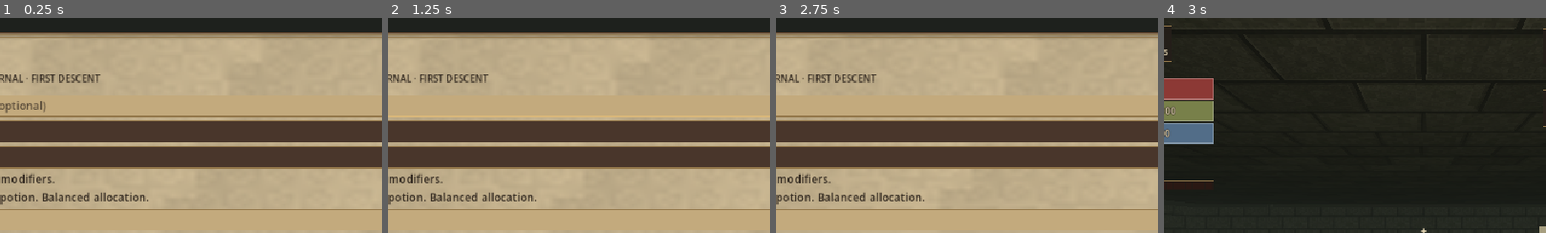
Above: before the commit, frames 1-4 (left to right).
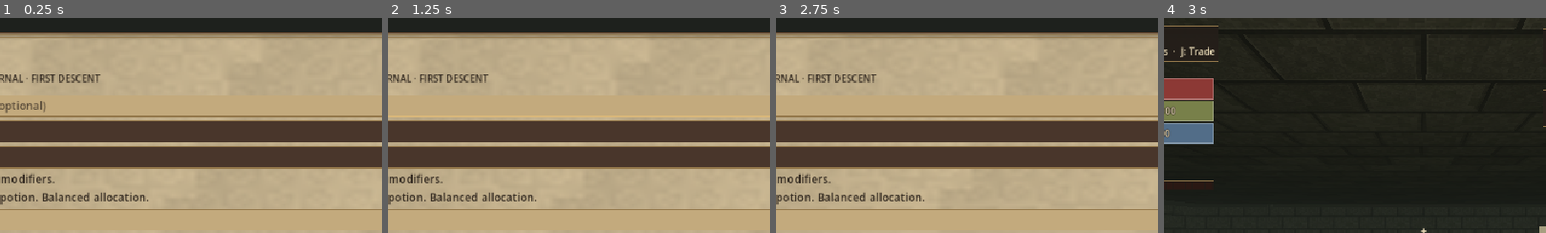
Above: after the commit, the same moments.

Repository: tdonnenfeld/LABIJ
Game: Godot game, scene res://game/main.tscn
Same seed, same stepped clock (60 frames per second), same inputs: the game is played once before the commit and once after it. Sound files missing from this copy of the repository are replaced by a short silence.
Inputs (mouse positions are % of the whole screen's width and height, from its top left):
- Up to frame 1 (0.25 s): no input
- Up to frame 2 (1.25 s): click (36, 21) at 0.52 s; type "Alex" at 0.6 s
- Up to frame 3 (2.75 s): click "Host" at 1.25 s; click "Join" at 2 s
- Up to frame 4 (3 s): click "Solo" at 2.75 s
The pictures show only the part of the screen within x 16-66%, y 0-50%; the shares and areas given below are measured in that part.

Frames 1-3 are identical in both runs. In frame 4, 0.3% of the frame differs, in the area x 2-15%, y 3-21%.

Commit message:
Implement consensual companion exchange and inventory expansion tests

Diff:
--- /dev/null
+++ b/game/items/trade.gd
@@ -0,0 +1,143 @@
+extends RefCounted
+
+const Inventory = preload("res://game/items/inventory.gd")
+const Catalog = preload("res://game/items/catalog.gd")
+const RANGE := 3.5
+const TIMEOUT := 45.0
+var sessions: Dictionary = {}
+var members: Dictionary = {}
+var notices: Dictionary = {}
+var next_id := 1
+
+static func available(actor) -> bool:
+	return actor.health > 0 and actor.combat_timer <= 0.0 and actor.attack_phase == 0 and actor.cast_id == ""
+
+static func nearby(a, b) -> bool:
+	return a != b and available(a) and available(b) and a.floor_id == b.floor_id and a.position.distance_to(b.position) <= RANGE
+
+func reset() -> void:
+	sessions.clear()
+	members.clear()
+	notices.clear()
+
+func valid(session: Dictionary, actors: Dictionary) -> bool:
+	if not actors.has(session.a) or not actors.has(session.b):
+		return false
+	var a = actors[session.a]
+	var b = actors[session.b]
+	return nearby(a, b) and a.inventory.revision == session.rev_a and b.inventory.revision == session.rev_b
+
+func invite(id: int, target: int, actors: Dictionary) -> bool:
+	if id == target or members.has(id) or members.has(target) or not actors.has(id) or not actors.has(target):
+		return false
+	if not nearby(actors[id], actors[target]):
+		notices[id] = "Trade requires a nearby companion outside combat."
+		return false
+	var session := {"id": next_id, "a": id, "b": target, "rev_a": actors[id].inventory.revision, "rev_b": actors[target].inventory.revision, "joined": false, "offer_a": -1, "offer_b": -1, "confirmed": [], "version": 1, "remaining": TIMEOUT}
+	sessions[next_id] = session
+	members[id] = next_id
+	members[target] = next_id
+	notices.erase(id)
+	notices.erase(target)
+	next_id += 1
+	return true
+
+func close(session: Dictionary, message: String) -> void:
+	for peer in [session.a, session.b]:
+		members.erase(peer)
+		notices[peer] = message
+	sessions.erase(session.id)
+
+func cancel(id: int, message: String = "Trade cancelled.") -> void:
+	if members.has(id):
+		close(sessions[members[id]], message)
+
+func sweep(actors: Dictionary, delta: float) -> void:
+	for session in sessions.values():
+		session.remaining -= delta
+		if session.remaining <= 0.0:
+			close(session, "Trade expired.")
+		elif not valid(session, actors):
+			close(session, "Trade cancelled: moved apart, combat or inventory changed.")
+
+func valid_offer(bag, index: int) -> bool:
+	return index == -1 or (index >= 0 and index < bag.items.size() and not bag.is_equipped(index))
+
+func transact(a, b, index_a: int, index_b: int) -> bool:
+	if not valid_offer(a, index_a) or not valid_offer(b, index_b) or (index_a == -1 and index_b == -1):
+		return false
+	var clone_a := Inventory.new()
+	var clone_b := Inventory.new()
+	clone_a.apply(a.state())
+	clone_b.apply(b.state())
+	var amount_a := clone_a.quantity(index_a)
+	var amount_b := clone_b.quantity(index_b)
+	var item_a := clone_a.remove_stack(index_a) if index_a >= 0 else ""
+	var item_b := clone_b.remove_stack(index_b) if index_b >= 0 else ""
+	if not item_a.is_empty() and not clone_b.add(item_a, amount_a):
+		return false
+	if not item_b.is_empty() and not clone_a.add(item_b, amount_b):
+		return false
+	a.apply(clone_a.state())
+	b.apply(clone_b.state())
+	return true
+
+func operate(id: int, operation: String, value: int, session_id: int, version: int, revision: int, actors: Dictionary) -> bool:
+	if operation == "invite":
+		if not actors.has(id) or actors[id].inventory.revision != revision:
+			return false
+		return invite(id, value, actors)
+	if not members.has(id) or members[id] != session_id:
+		return false
+	var session: Dictionary = sessions[session_id]
+	if operation == "cancel":
+		close(session, "Trade cancelled.")
+		return true
+	if not valid(session, actors):
+		close(session, "Trade cancelled: moved apart, combat or inventory changed.")
+		return false
+	if revision != actors[id].inventory.revision or version != session.version:
+		return false
+	if operation == "join":
+		if id != session.b or session.joined:
+			return false
+		session.joined = true
+		session.version += 1
+		return true
+	if not session.joined:
+		return false
+	if operation == "offer":
+		if not valid_offer(actors[id].inventory, value):
+			return false
+		session["offer_a" if id == session.a else "offer_b"] = value
+		session.confirmed.clear()
+		session.version += 1
+		return true
+	if operation == "confirm":
+		if session.offer_a == -1 and session.offer_b == -1:
+			return false
+		if id not in session.confirmed:
+			session.confirmed.append(id)
+		if session.confirmed.size() == 2:
+			var ok := transact(actors[session.a].inventory, actors[session.b].inventory, session.offer_a, session.offer_b)
+			close(session, "Trade completed." if ok else "Trade failed: insufficient backpack space.")
+			return ok
+		return true
+	return false
+
+func description(bag, index: int) -> String:
+	if index < 0 or index >= bag.items.size():
+		return "Nothing"
+	return "%s ×%d" % [Catalog.get_item(bag.items[index]).title, bag.quantity(index)]
+
+func view(id: int, actors: Dictionary) -> Dictionary:
+	if not members.has(id):
+		return {"id": 0, "notice": notices.get(id, "")}
+	var session: Dictionary = sessions[members[id]]
+	var is_a: bool = id == session.a
+	var partner: int = session.b if is_a else session.a
+	if not actors.has(id) or not actors.has(partner):
+		return {"id": 0, "notice": "Companion left."}
+	var own: int = session.offer_a if is_a else session.offer_b
+	var other: int = session.offer_b if is_a else session.offer_a
+	return {"id": session.id, "partner": partner, "name": actors[partner].display_name, "incoming": not is_a and not session.joined, "joined": session.joined, "own": own, "own_text": description(actors[id].inventory, own), "other": other, "other_text": description(actors[partner].inventory, other), "version": session.version, "revision": actors[id].inventory.revision, "confirmed": id in session.confirmed, "other_confirmed": partner in session.confirmed, "notice": ""}
--- /dev/null
+++ b/game/items/trade_ui.gd
@@ -0,0 +1,129 @@
+extends PanelContainer
+
+const Parchment = preload("res://game/ui/parchment.gd")
+const Catalog = preload("res://game/items/catalog.gd")
+const Trade = preload("res://game/items/trade.gd")
+signal action(operation: String, value: int, session_id: int, version: int, revision: int)
+var session: Dictionary = {"id": 0, "notice": ""}
+var revision := -1
+var targets := PackedStringArray()
+var target_ids: Array[int] = []
+var offer_entries := PackedStringArray()
+var offer_indices: Array[int] = []
+var target_select: OptionButton
+var offer_select: OptionButton
+var status: Label
+var offer_label: Label
+var invite: Button
+var join: Button
+var offer: Button
+var confirm: Button
+var cancel: Button
+
+func _ready() -> void:
+	theme = Parchment.build(true)
+	var column := VBoxContainer.new()
+	column.custom_minimum_size.x = 410
+	column.add_theme_constant_override("separation", 8)
+	add_child(column)
+	var heading := Label.new()
+	heading.text = "Companion exchange"
+	Parchment.heading(heading, 24)
+	column.add_child(heading)
+	var hint := Label.new()
+	hint.text = "[J] / Esc to close · 3.5 m · outside combat"
+	column.add_child(hint)
+	column.add_child(HSeparator.new())
+	status = Label.new()
+	status.autowrap_mode = TextServer.AUTOWRAP_WORD_SMART
+	column.add_child(status)
+	target_select = OptionButton.new()
+	column.add_child(target_select)
+	invite = button(column, "Invite companion", func(): send("invite", target_ids[target_select.selected]) if target_select.selected >= 0 and target_select.selected < target_ids.size() else send("noop"))
+	join = button(column, "Accept invitation", func(): send("join"))
+	offer_select = OptionButton.new()
+	column.add_child(offer_select)
+	offer = button(column, "Set offered stack", func(): send("offer", offer_indices[offer_select.selected]) if offer_select.selected >= 0 and offer_select.selected < offer_indices.size() else send("noop"))
+	offer_label = Label.new()
+	offer_label.autowrap_mode = TextServer.AUTOWRAP_WORD_SMART
+	column.add_child(offer_label)
+	confirm = button(column, "Confirm exchange", func(): send("confirm"))
+	cancel = button(column, "Cancel exchange", func(): send("cancel"))
+	refresh_state({"id": 0, "notice": ""})
+	hide()
+
+func button(column: VBoxContainer, caption: String, handler: Callable) -> Button:
+	var control := Button.new()
+	control.text = caption
+	control.pressed.connect(handler)
+	column.add_child(control)
+	return control
+
+func refresh_inventory(local, local_id: int, actors: Dictionary) -> void:
+	revision = local.inventory.revision
+	var names := PackedStringArray()
+	var ids: Array[int] = []
+	for peer in actors:
+		if peer != local_id and Trade.nearby(local, actors[peer]):
+			ids.append(peer)
+			names.append(actors[peer].display_name)
+	if names != targets or ids != target_ids:
+		targets = names
+		target_ids = ids
+		target_select.clear()
+		for name in names:
+			target_select.add_item(name)
+		if not ids.is_empty():
+			target_select.select(0)
+	var entries := PackedStringArray(["Nothing (gift)"])
+	var indices: Array[int] = [-1]
+	for i in range(local.inventory.items.size()):
+		if local.inventory.is_equipped(i):
+			continue
+		entries.append("%s ×%d" % [Catalog.get_item(local.inventory.items[i]).title, local.inventory.quantity(i)])
+		indices.append(i)
+	if entries != offer_entries or indices != offer_indices:
+		offer_entries = entries
+		offer_indices = indices
+		offer_select.clear()
+		for entry in entries:
+			offer_select.add_item(entry)
+		offer_select.select(0)
+	update_controls()
+
+func refresh_state(data: Dictionary) -> void:
+	session = data.duplicate(true)
+	update_controls()
+
+func update_controls() -> void:
+	if not is_instance_valid(status):
+		return
+	var engaged: bool = session.get("id", 0) != 0
+	var joined: bool = session.get("joined", false)
+	var current: bool = revision == session.get("revision", -2)
+	target_select.visible = not engaged
+	invite.visible = not engaged
+	invite.disabled = target_ids.is_empty()
+	join.visible = engaged and session.get("incoming", false)
+	join.disabled = not current
+	offer_select.visible = joined
+	offer.visible = joined
+	offer.disabled = not current
+	offer_label.visible = joined
+	confirm.visible = joined
+	confirm.disabled = not current or session.get("confirmed", false) or (session.get("own", -1) == -1 and session.get("other", -1) == -1)
+	cancel.visible = engaged
+	if not engaged:
+		var notice: String = session.get("notice", "")
+		status.text = notice if not notice.is_empty() else "Choose a nearby companion. Both must confirm the final exchange."
+	elif not joined:
+		status.text = "%s invites you to trade." % session.name if session.incoming else "Waiting for %s to accept." % session.name
+	else:
+		status.text = "Exchange with %s" % session.name
+		offer_label.text = "You offer: %s\nThey offer: %s\nYou: %s · Companion: %s" % [session.own_text, session.other_text, "Confirmed" if session.confirmed else "Reviewing", "Confirmed" if session.other_confirmed else "Reviewing"]
+		confirm.text = "Confirmed" if session.confirmed else "Confirm exchange"
+
+func send(operation: String, value: int = -1) -> void:
+	if operation == "noop":
+		return
+	action.emit(operation, value, session.get("id", 0), session.get("version", 0), revision)
--- a/game/main.gd
+++ b/game/main.gd
@@ -58,6 +58,11 @@
 var inventory_ui: PanelContainer
 const PotionBelt = preload("res://game/ui/potion_belt.gd")
 var potion_belt: HBoxContainer
+const Trade = preload("res://game/items/trade.gd")
+const TradeUI = preload("res://game/items/trade_ui.gd")
+var trade_book := Trade.new()
+var trade_views: Dictionary = {}
+var trade_panel: PanelContainer
 var item_requests: Dictionary = {}
 const PORT := 7777
 var expedition_seed := 0
@@ -259,6 +264,14 @@
 		feedback = Feedback.new()
 		add_child(feedback)
 		feedback.local_layer = popup_layer
+		trade_panel = TradeUI.new()
+		layer.add_child(trade_panel)
+		trade_panel.set_anchors_and_offsets_preset(Control.PRESET_CENTER)
+		trade_panel.offset_left = -225
+		trade_panel.offset_right = 225
+		trade_panel.offset_top = -195
+		trade_panel.offset_bottom = 195
+		trade_panel.action.connect(_trade_action)
 		result_screen = CenterContainer.new()
 		layer.add_child(result_screen)
 		result_screen.set_anchors_and_offsets_preset(Control.PRESET_FULL_RECT)
@@ -485,6 +498,8 @@
 func _failed() -> void:
 	multiplayer.multiplayer_peer = null
 	pending_profiles.clear()
+	trade_book.reset()
+	trade_views.clear()
 	active = false
 	result_shown = false
 	if is_instance_valid(world):
@@ -508,6 +523,8 @@
 		action_bar.hide()
 		potion_belt.hide()
 		potion_belt.refresh(0)
+		trade_panel.hide()
+		trade_panel.refresh_state({"id": 0, "notice": ""})
 		noise_label.hide()
 		noise_meter.hide()
 		noise_meter.update_levels(0.0, 0.0)
@@ -548,6 +565,8 @@
 		world.journal.add("Party", "%s enters the dungeon" % actor.display_name)
 
 func _remove(id: int) -> void:
+	trade_book.cancel(id, "Companion left.")
+	trade_views.erase(id)
 	if actors.has(id):
 		actors[id].queue_free()
 		actors.erase(id)
@@ -629,8 +648,20 @@
 	if event is InputEventKey and event.pressed and not event.echo and event.physical_keycode == KEY_L:
 		log_panel.visible = not log_panel.visible
 		return
+	if event is InputEventKey and event.pressed and not event.echo and event.physical_keycode == KEY_J:
+		if trade_panel.visible:
+			close_trade()
+			Input.mouse_mode = Input.MOUSE_MODE_CAPTURED
+		else:
+			inventory_ui.hide()
+			skills_ui.hide()
+			trade_panel.show()
+			trade_panel.move_to_front()
+			Input.mouse_mode = Input.MOUSE_MODE_VISIBLE
+		return
 	if event is InputEventKey and event.pressed and not event.echo and event.physical_keycode == KEY_I:
 		if inventory_ui:
+			close_trade()
 			skills_ui.hide()
 			inventory_ui.visible = not inventory_ui.visible
 			if inventory_ui.visible:
@@ -639,9 +670,15 @@
 		return
 	if event is InputEventKey and event.pressed and not event.echo and event.physical_keycode == KEY_K:
 		if skills_ui:
+			close_trade()
 			inventory_ui.hide()
 			skills_ui.visible = not skills_ui.visible
 			Input.mouse_mode = Input.MOUSE_MODE_VISIBLE if skills_ui.visible else Input.MOUSE_MODE_CAPTURED
+		return
+	if trade_panel and trade_panel.visible:
+		if event is InputEventKey and event.pressed and event.keycode == KEY_ESCAPE:
+			close_trade()
+			Input.mouse_mode = Input.MOUSE_MODE_CAPTURED
 		return
 	if skills_ui and skills_ui.visible:
 		if event is InputEventKey and event.pressed and event.keycode == KEY_ESCAPE:
@@ -765,6 +802,11 @@
 				if multiplayer.has_multiplayer_peer():
 					transition.rpc(tick, id, actors[id].floor_id, actors[id].position, world.monster_snapshot())
 		stair_requests.clear()
+		trade_book.sweep(actors, delta)
+		if world.objective.result == "":
+			publish_trade_views()
+		else:
+			trade_book.reset()
 		if tick % 6 == 0 or world.objective.result != "":
 			flush_events()
 			flush_sounds()
@@ -797,6 +839,8 @@
 		if inventory_ui:
 			inventory_ui.refresh(local.inventory.state())
 		potion_belt.refresh(local.inventory.belt)
+		if trade_panel.visible:
+			trade_panel.refresh_inventory(local, local_id, actors)
 		if damage_flash:
 			damage_flash.color.a = minf(0.3, local.hurt_timer)
 		if hp_bar:
@@ -832,7 +876,9 @@
 			if local.health <= 0:
 				hud.text += "\nParty defeated"
 			else:
-				hud.text += "\nI: Inventory  ·  K: Talents"
+				hud.text += "\nI: Inventory  ·  K: Talents  ·  J: Trade"
+				if trade_panel.session.get("incoming", false):
+					hud.text += "  ·  Trade invitation!"
 				if Catalog.get_item(local.inventory.weapon).projectile_speed > 0:
 					hud.text += "  ·  Arrows: %d" % local.inventory.count("arrows")
 				var aggro := 0
@@ -1059,6 +1105,8 @@
 	expedition_seed = seed_value
 	party_size = size
 	party_names.clear()
+	trade_book.reset()
+	trade_views.clear()
 	voice_tokens.clear()
 	voice_peaks.clear()
 	voice_timer = 0.0
@@ -1106,6 +1154,8 @@
 	inventory_ui.hide()
 	skills_ui.hide()
 	potion_belt.hide()
+	trade_panel.hide()
+	trade_panel.refresh_state({"id": 0, "notice": ""})
 	Input.mouse_mode = Input.MOUSE_MODE_VISIBLE
 	result_label.text = "JEWEL RECOVERED\nExpedition victory!" if world.objective.result == "victory" else "EXPEDITION LOST\nA party member has fallen."
 	result_screen.show()
@@ -1289,3 +1339,45 @@
 	if actor.drink_belt(slot):
 		world.journal.add("Loot", "%s drinks a belt potion" % actor.display_name)
 		world.journal.add("Combat", "%s restores %s HP" % [actor.display_name, Numbers.number(actor.health - before)], actor.floor_id, actor.position + Vector3.UP, "+%d" % roundi(actor.health - before), "heal", id)
+
+func close_trade() -> void:
+	if trade_panel and trade_panel.visible:
+		if trade_panel.session.get("id", 0) != 0:
+			trade_panel.send("cancel")
+		trade_panel.hide()
+
+func _trade_action(operation: String, value: int, session_id: int, version: int, revision: int) -> void:
+	if multiplayer.is_server():
+		apply_trade(multiplayer.get_unique_id(), operation, value, session_id, version, revision)
+	else:
+		request_trade.rpc_id(1, operation, value, session_id, version, revision)
+
+@rpc("any_peer", "call_remote", "reliable")
+func request_trade(operation: String, value: int, session_id: int, version: int, revision: int) -> void:
+	if multiplayer.is_server():
+		apply_trade(multiplayer.get_remote_sender_id(), operation, value, session_id, version, revision)
+
+func apply_trade(id: int, operation: String, value: int, session_id: int, version: int, revision: int) -> void:
+	if not active or world.objective.result != "" or not actors.has(id):
+		return
+	var previous: Dictionary = trade_book.view(id, actors)
+	var ok := trade_book.operate(id, operation, value, session_id, version, revision, actors)
+	if ok and operation == "confirm" and previous.get("other_confirmed", false):
+		world.journal.add("Party", "%s exchanges items with %s" % [actors[id].display_name, previous.get("name", "a companion")])
+	publish_trade_views()
+
+func publish_trade_views() -> void:
+	for peer in actors:
+		var data := trade_book.view(peer, actors)
+		if trade_views.get(peer, {}) == data:
+			continue
+		trade_views[peer] = data
+		if not dedicated and peer == multiplayer.get_unique_id():
+			receive_trade_view(data)
+		elif multiplayer.has_multiplayer_peer():
+			receive_trade_view.rpc_id(peer, data)
+
+@rpc("authority", "call_remote", "reliable")
+func receive_trade_view(data: Dictionary) -> void:
+	if not dedicated and active and is_instance_valid(trade_panel):
+		trade_panel.refresh_state(data)
--- /dev/null
+++ b/tests/inventory_expansion.gd
@@ -0,0 +1,105 @@
+extends SceneTree
+
+const Inventory = preload("res://game/items/inventory.gd")
+const Catalog = preload("res://game/items/catalog.gd")
+const Player = preload("res://game/player.gd")
+const Trade = preload("res://game/items/trade.gd")
+const Models = preload("res://game/items/loot_models.gd")
+const Loot = preload("res://game/items/loot.gd")
+var failures := 0
+
+func _initialize() -> void:
+	call_deferred("run")
+
+func check(ok: bool, description: String) -> void:
+	if not ok:
+		failures += 1
+		push_error(description)
+
+func actor() -> Node3D:
+	var player := Player.new()
+	root.add_child(player)
+	player.setup(false, false)
+	return player
+
+func run() -> void:
+	var bag := Inventory.new()
+	bag.add("spear")
+	var spear := bag.items.find("spear")
+	check(bag.rotate_item(spear) and bag.rotated[spear] and Inventory.footprint("spear", true) == Vector2i(4, 1), "Rotation changes footprint")
+	check(bag.move_item(spear, Vector2i(4, 4)), "Rotated item can move to bottom row")
+	var before := bag.state()
+	check(not bag.rotate_item(spear) and bag.state() == before, "Blocked rotation atomic")
+	bag.add("potion", 4)
+	bag.move_item(2, Vector2i(2, 2), true)
+	var potion_count := bag.count("potion")
+	check(bag.sort_items() and bag.count("potion") == potion_count and bag.items.size() == 4, "Sorting merges stacks and conserves items")
+	check(bag.load_belt(bag.items.find("potion")) and bag.belt == 1 and bag.count("potion") == potion_count - 1, "Load belt consumes backpack dose")
+	check(bag.unload_belt() and bag.belt == 0 and bag.count("potion") == potion_count, "Unload restores backpack dose")
+	var a = actor()
+	var b = actor()
+	a.position = Vector3.ZERO
+	b.position = Vector3.RIGHT
+	a.display_name = "A"
+	b.display_name = "B"
+	a.inventory.add("potion", 4)
+	for i in range(4):
+		check(a.inventory.load_belt(a.inventory.items.find("potion")), "Load belt dose")
+	check(a.inventory.belt == 4 and not a.inventory.load_belt(a.inventory.items.find("potion")), "Belt cap")
+	check(not a.drink_belt(0), "No wasted potion at full HP")
+	a.health = 50
+	check(a.drink_belt(3) and a.health == 85 and a.inventory.belt == 3, "Belt heals once")
+	check(not a.drink_belt(3), "Invalid empty belt slot")
+	a.inventory.add("axe")
+	b.inventory.add("arrows", 12)
+	var actors := {1: a, 2: b}
+	var trade := Trade.new()
+	check(trade.invite(1, 2, actors), "Invite nearby companion")
+	var v := trade.view(2, actors)
+	check(v.incoming and trade.operate(2, "join", -1, v.id, v.version, v.revision, actors), "Accept invitation")
+	v = trade.view(1, actors)
+	check(not trade.operate(1, "offer", 0, v.id, v.version, v.revision, actors), "Reject equipped offer")
+	check(trade.operate(1, "offer", a.inventory.items.find("axe"), v.id, v.version, v.revision, actors), "Offer axe")
+	v = trade.view(2, actors)
+	check(trade.operate(2, "offer", b.inventory.items.find("arrows"), v.id, v.version, v.revision, actors), "Offer arrows")
+	v = trade.view(1, actors)
+	check(trade.operate(1, "confirm", -1, v.id, v.version, v.revision, actors) and a.inventory.count("axe") == 1, "One confirmation does not transfer")
+	v = trade.view(2, actors)
+	check(trade.operate(2, "confirm", -1, v.id, v.version, v.revision, actors), "Two confirmations commit")
+	check(a.inventory.count("arrows") == 12 and b.inventory.count("axe") == 1 and a.inventory.count("axe") == 0 and b.inventory.count("arrows") == 0, "Exchange conserves both items")
+	check(trade.invite(1, 2, actors), "New invitation")
+	a.inventory.add("noise_stone")
+	trade.sweep(actors, 0.0)
+	check(trade.sessions.is_empty(), "Inventory change cancels trade")
+	check(trade.invite(1, 2, actors), "Invite again")
+	b.position = Vector3(10, 0, 0)
+	trade.sweep(actors, 0.0)
+	check(trade.sessions.is_empty(), "Distance cancels trade")
+	var full := Inventory.new()
+	while full.add("scroll_firebolt"):
+		pass
+	var sender := Inventory.new()
+	sender.add("axe")
+	var original := sender.state()
+	var full_state := full.state()
+	check(not trade.transact(sender, full, sender.items.find("axe"), -1) and sender.state() == original and full.state() == full_state, "Failed trade atomic")
+	var loot := Loot.new()
+	root.add_child(loot)
+	loot.visual = true
+	for id in Catalog.ITEMS:
+		loot.spawn(id, 0, Vector3.ZERO)
+		var node: Node3D = loot.drops[loot.next_id - 1].node
+		var model := node.get_node_or_null("ItemModel")
+		check(model != null and model.get_child_count() > 0, "Ground model " + id)
+		for part in model.get_children():
+			check(part is MeshInstance3D and part.mesh != null, "Non-colliding visual " + id)
+	loot.visual = false
+	loot.spawn("axe", 0, Vector3.ZERO)
+	check(loot.drops[loot.next_id - 1].node.get_child_count() == 0, "Headless drop has no model")
+	var main = load("res://game/main.tscn").instantiate()
+	root.add_child(main)
+	await process_frame
+	check(main.trade_panel != null and main.potion_belt.slots.size() == 4, "Trade and belt UI created")
+	main.queue_free()
+	await process_frame
+	quit(0 if failures == 0 else 1)
Not shown, changed: docs/UI_ART_DIRECTION.md
